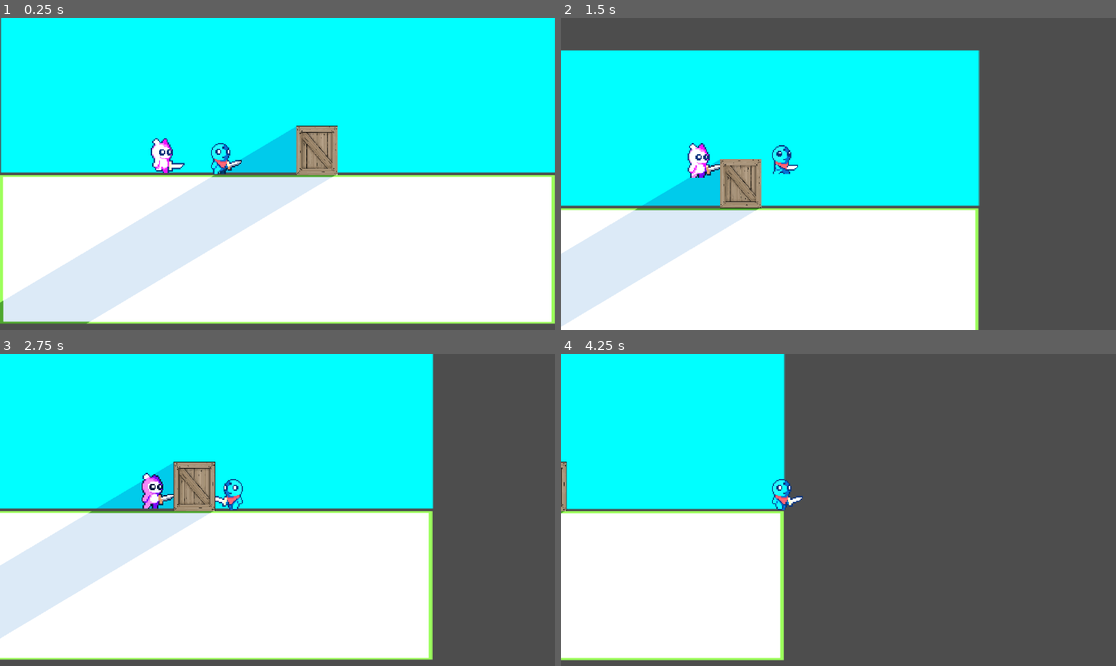
Above: before the commit, frames 1-4 (two rows, left to right).
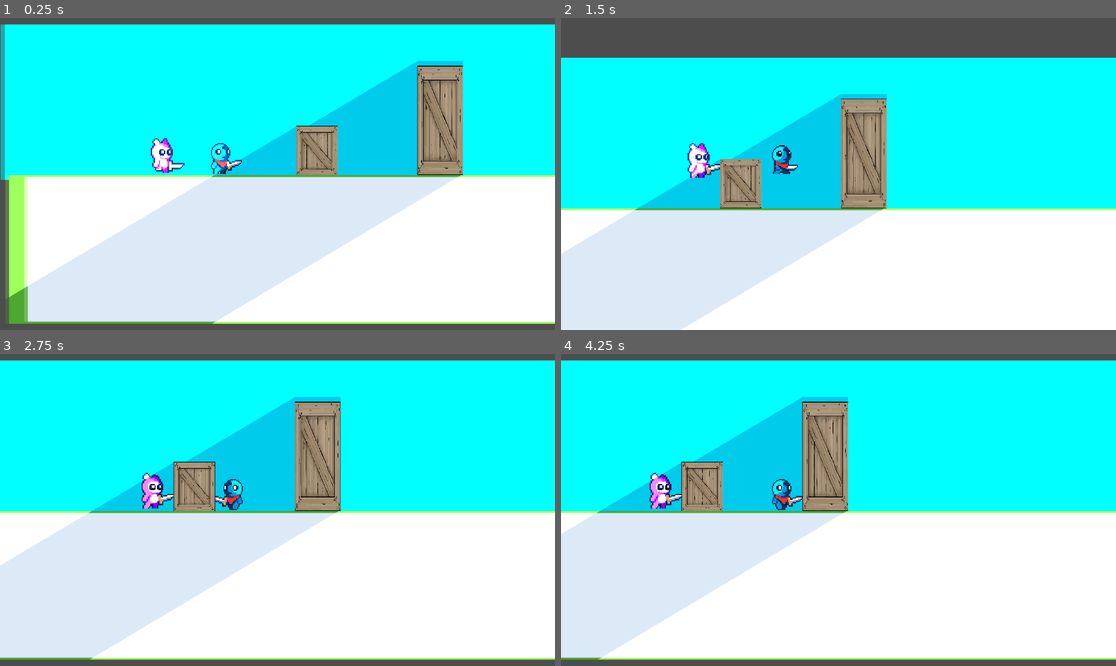
Above: after the commit, the same moments.

Repository: Emily-Random/Eclipsed
Game: Godot game, scene res://Main.tscn
Two runs of this game, one before a commit and one after it. Both use one fixed random seed, a clock stepped at 60 frames per second and the inputs below.
Inputs (mouse positions are in pixels of both pictures, inside the frame that each line leads up to):
- Up to frame 1 (0.25 s): no input
- Up to frame 2 (1.5 s): move the mouse to (960, 158) at 0.52 s; hold D (Right) from 0.53 s (still down); click (960, 158) at 0.6 s; tap Space (Jump) at 0.77 s; move the mouse to (727, 189) at 1.27 s; click (727, 189) at 1.35 s
- Up to frame 3 (2.75 s): tap Space (Jump) at 1.52 s; move the mouse to (333, 441) at 2.02 s; release D (Right) at 2.03 s; hold Left (Left) from 2.03 s (still down); click (333, 441) at 2.1 s
- Up to frame 4 (4.25 s): move the mouse to (810, 572) at 2.77 s; release Left (Left) at 2.78 s; hold D (Right) from 2.78 s (still down); click (810, 572) at 2.85 s; tap Space (Jump) at 3.02, 3.77 s; move the mouse to (1005, 556) at 3.52 s; click (1005, 556) at 3.6 s

The runs differ from the first frame. In frame 1, 24% of the frame differs, in the area x 0-100%, y 0-98%; in frame 2, 40%; in frame 3, 42%; in frame 4, 77%, in the area x 0-100%, y 0-99%.

Commit message:
Expanded the background and floor

Diff:
--- a/Main.tscn
+++ b/Main.tscn
@@ -619,10 +619,16 @@
 [sub_resource type="OccluderPolygon2D" id="OccluderPolygon2D_mtunv"]
 polygon = PackedVector2Array(-220, -80, -220, -60, -203, -60, -203, -80)
 
+[sub_resource type="RectangleShape2D" id="RectangleShape2D_k2qhl"]
+size = Vector2(19, 45)
+
+[sub_resource type="OccluderPolygon2D" id="OccluderPolygon2D_hwgkr"]
+polygon = PackedVector2Array(-2, -29, -1, 18, 17, 18, 17, -29)
+
 [sub_resource type="PhysicsMaterial" id="PhysicsMaterial_dow2w"]
 
 [sub_resource type="RectangleShape2D" id="RectangleShape2D_p8mhc"]
-size = Vector2(229.75, 62)
+size = Vector2(1238, 62)
 
 [node name="Node2D" type="Node2D"]
 
@@ -630,8 +636,8 @@
 self_modulate = Color(0, 1, 1, 1)
 light_mask = 2
 visibility_layer = 2
-position = Vector2(1.00001, -32.25)
-scale = Vector2(0.354198, 0.183702)
+position = Vector2(504, -32.25)
+scale = Vector2(1.89008, 0.183702)
 texture = ExtResource("1_jhfap")
 
 [node name="DirectionalLight2D" type="DirectionalLight2D" parent="."]
@@ -699,17 +705,33 @@
 position = Vector2(228, 60)
 occluder = SubResource("OccluderPolygon2D_mtunv")
 
+[node name="box2" type="RigidBody2D" parent="." groups=["box"]]
+
+[node name="Sprite2D" type="Sprite2D" parent="box2"]
+position = Vector2(67.5, -21.3125)
+scale = Vector2(0.0371094, 0.0886229)
+texture = ExtResource("4_nwaxi")
+
+[node name="CollisionShape2D" type="CollisionShape2D" parent="box2"]
+position = Vector2(67.5, -21.5)
+shape = SubResource("RectangleShape2D_k2qhl")
+debug_color = Color(5.77569e-07, 0.565449, 0.865401, 0.42)
+
+[node name="LightOccluder2D" type="LightOccluder2D" parent="box2"]
+position = Vector2(60, -17)
+occluder = SubResource("OccluderPolygon2D_hwgkr")
+
 [node name="floor" type="StaticBody2D" parent="."]
 physics_material_override = SubResource("PhysicsMaterial_dow2w")
 
 [node name="CollisionShape2D" type="CollisionShape2D" parent="floor"]
-position = Vector2(4, 31)
+position = Vector2(525, 28)
 shape = SubResource("RectangleShape2D_p8mhc")
 debug_color = Color(0, 0.647674, 0.204351, 0.42)
 
 [node name="Sprite2D" type="Sprite2D" parent="floor"]
-position = Vector2(0, 32)
-scale = Vector2(0.292031, 0.173342)
+position = Vector2(502, 29)
+scale = Vector2(1.55505, 0.173342)
 texture = ExtResource("5_i388n")
 
 [node name="TileMapLayer" type="TileMapLayer" parent="."]
Not shown: 1 places in Main.tscn that only renumber resources
